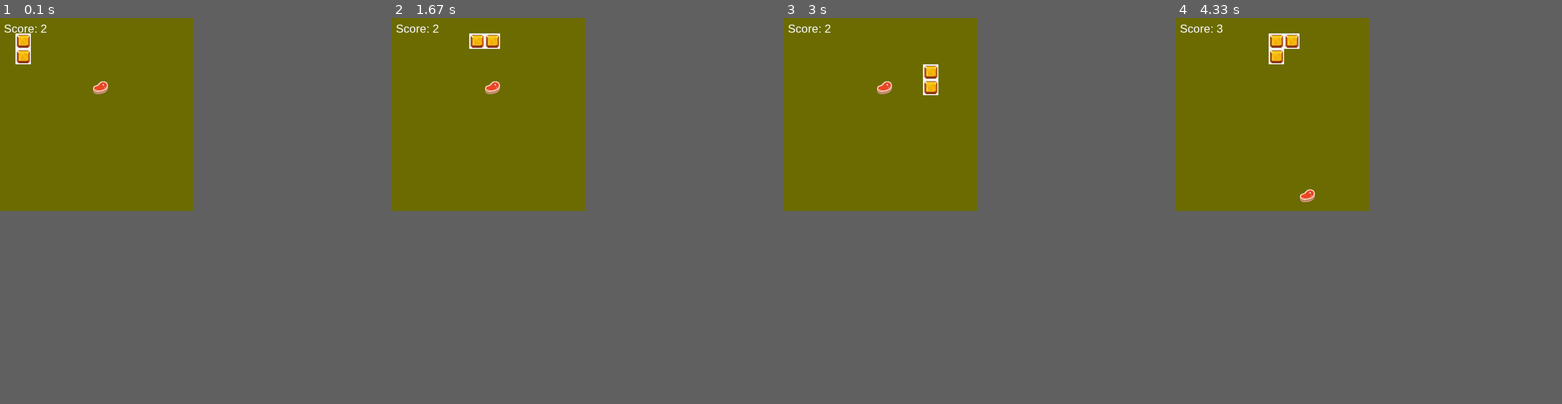
Above: before the commit, frames 1-4 (left to right).
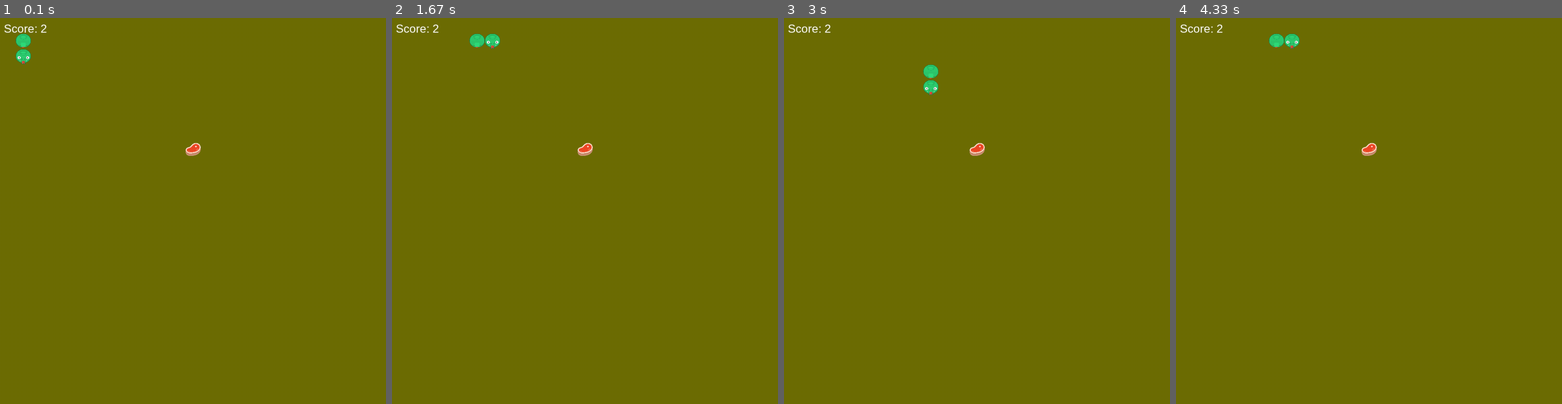
Above: after the commit, the same moments.

Repository: SachinG-dev/learning-pygame
Game: pygame game, started from snake-game/main.py
Same seed, same stepped clock (60 frames per second), same inputs: the game is played once before the commit and once after it.
Inputs:
- Up to frame 1 (0.1 s): no input
- Up to frame 2 (1.67 s): hold Right 0.33-0.8 s; hold Up 0.83-1.27 s; hold Right from 1.3 s (still down)
- Up to frame 3 (3 s): release Right at 1.8 s; hold Down 2.4-2.95 s; hold Left from 2.98 s (still down)
- Up to frame 4 (4.33 s): release Left at 3.53 s; hold Up 3.57-4.12 s; hold Right from 4.15 s (still down)
In our replay, the window is 450x450 before the commit and 900x900 after it. These sizes can differ from the game's own. Grey fills any space a smaller window leaves; there, only what the larger window draws over its background counts as a difference.

The runs differ from the first frame. In frame 1, 0.5% of the frame differs, in the area x 4-52%, y 4-36%; in frame 2, 0.5%; in frame 3, 0.5%; in frame 4, 0.7%, in the area x 10-52%, y 1-48%.

Commit message:
feat: adding sound for the game

Diff:
--- a/snake-game/main.py
+++ b/snake-game/main.py
@@ -4,6 +4,8 @@
 import random
 
 SIZE = 40  # Grid size
+WINDOW_WIDTH = 1000
+WINDOW_HEIGHT = 1000
 
 class Food:
     def __init__(self, parent_screen):
@@ -17,21 +19,25 @@
 
     def move(self):
         # Ensure food aligns with the grid and stays inside the screen bounds
-        self.x = random.randint(0, (500 // SIZE) - 1) * SIZE
-        self.y = random.randint(0, (500 // SIZE) - 1) * SIZE
+        self.x = random.randint(0, (WINDOW_WIDTH // SIZE) - 1) * SIZE
+        self.y = random.randint(0, (WINDOW_HEIGHT // SIZE) - 1) * SIZE
 
 class Snake:
     def __init__(self, parent_screen, length):
         self.length = length
         self.parent_screen = parent_screen
-        self.block = pygame.image.load("resources/block.png").convert_alpha()
+        self.block = pygame.image.load("resources/snack-body.png").convert_alpha()
         self.block = pygame.transform.scale(self.block, (SIZE, SIZE))
+        self.snackFace = pygame.image.load("resources/snack-face.png").convert_alpha()
+        self.snackFace = pygame.transform.scale(self.snackFace, (SIZE, SIZE))
+
         self.block_x = [SIZE] * length  # Correct initial positions
         self.block_y = [SIZE] * length
         self.direction = "down"
 
     def draw(self):
-        for i in range(self.length):
+        self.parent_screen.blit(self.snackFace, (self.block_x[0], self.block_y[0]))
+        for i in range(1, self.length):
             self.parent_screen.blit(self.block, (self.block_x[i], self.block_y[i]))
 
     def move_up(self):
@@ -74,15 +80,34 @@
 class Game:
     def __init__(self):
         pygame.init()
-        self.surface = pygame.display.set_mode((500, 500))
+        pygame.mixer.init()  # Initialize sound system
+        self.surface = pygame.display.set_mode((WINDOW_WIDTH, WINDOW_HEIGHT))
         self.surface.fill((255, 255, 255))
         pygame.display.set_caption("Snake Game")
 
         self.snake = Snake(self.surface, 2)
         self.food = Food(self.surface)
 
+        # Load Sounds
+        self.food_sound = pygame.mixer.Sound("resources/music/food_eat.mp3")
+        self.game_over_sound = pygame.mixer.Sound("resources/music/game_over.mp3")
+
+        # Load and Play Background Music in a Loop
+        pygame.mixer.music.load("resources/music/background_music.mp3")  # Load music file
+        pygame.mixer.music.play(-1)  # Play music in an infinite loop
+
     def is_collision(self, x1, y1, x2, y2):
         return x1 == x2 and y1 == y2  # Ensure exact position match
+
+    def check_boundary_collision(self):
+        """Check if the snake touches the game boundary"""
+        if (
+            self.snake.block_x[0] < 0 or self.snake.block_x[0] >= WINDOW_WIDTH or
+            self.snake.block_y[0] < 0 or self.snake.block_y[0] >= WINDOW_HEIGHT
+        ):
+            pygame.mixer.music.stop()  # Stop background music
+            pygame.mixer.Sound.play(self.game_over_sound)  # Play game over sound
+            raise Exception("Game Over - Boundary Hit")
 
     def play(self):
         self.snake.walk()
@@ -91,16 +116,21 @@
         self.display_score()
         pygame.display.flip()  # Update the screen after everything is drawn
 
+        # Check boundary collision
+        self.check_boundary_collision()
+
         # Collision detection for snake eating food
         if self.is_collision(self.snake.block_x[0], self.snake.block_y[0], self.food.x, self.food.y):
-            print("Food eaten!")
+            pygame.mixer.Sound.play(self.food_sound)  # Play eating sound
             self.snake.increase_length()
             self.food.move()
 
         # Collision detection for snake hitting itself
         for i in range(3, self.snake.length):  # Start checking from index 3
             if self.is_collision(self.snake.block_x[0], self.snake.block_y[0], self.snake.block_x[i], self.snake.block_y[i]):
-                raise Exception("Game Over")  # Raise exception to handle game over
+                pygame.mixer.music.stop()  # Stop background music
+                pygame.mixer.Sound.play(self.game_over_sound)  # Play game over sound
+                raise Exception("Game Over - Self Collision")
 
     def show_game_over(self):
         self.surface.fill((255, 255, 255))
Binary file added: snake-game/resources/snack-body.png
Binary file added: snake-game/resources/snack-face.png
Not shown, added: snake-game/resources/music/background_music.mp3
Not shown, added: snake-game/resources/music/food_eat.mp3
Not shown, added: snake-game/resources/music/game_over.mp3
